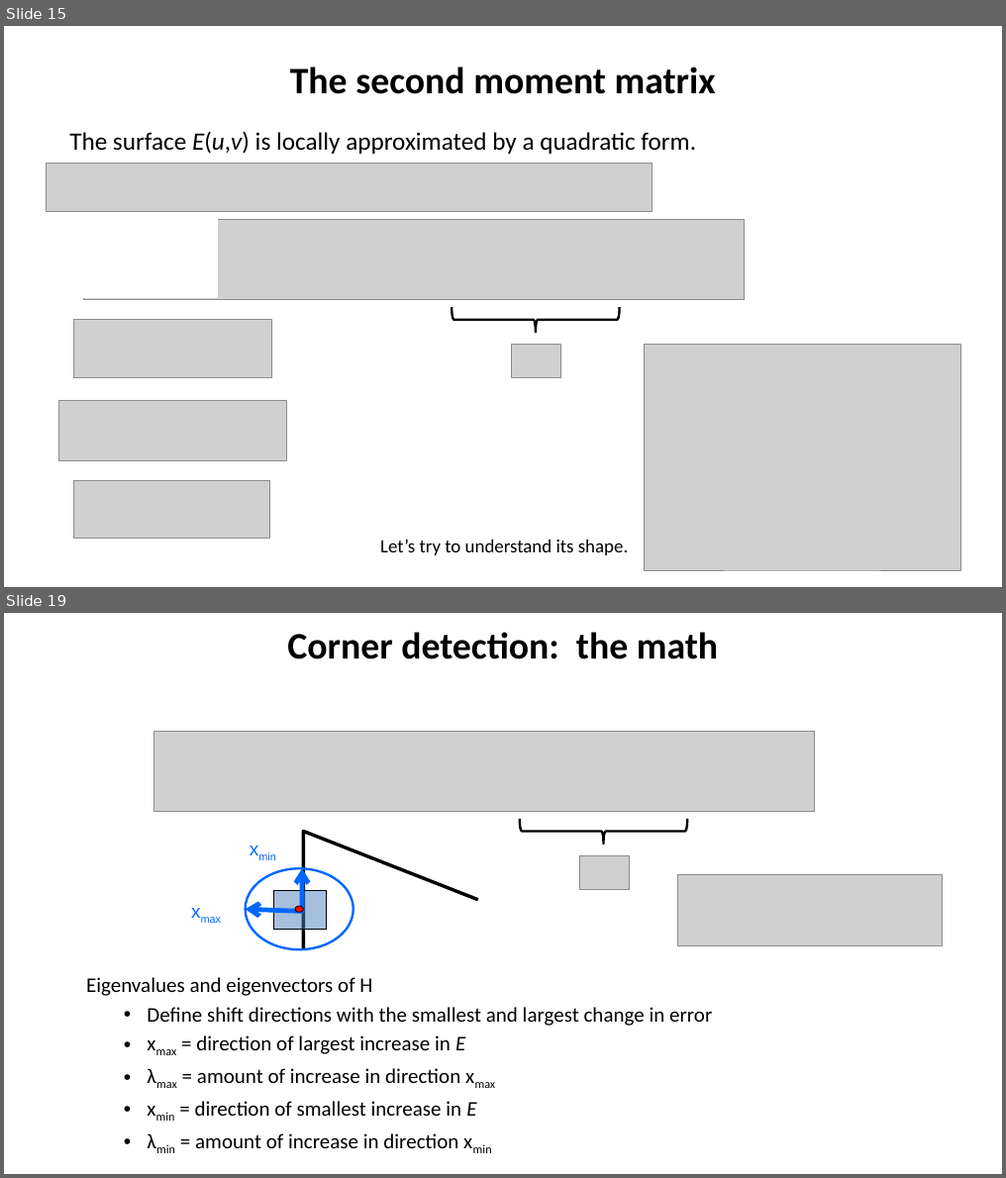
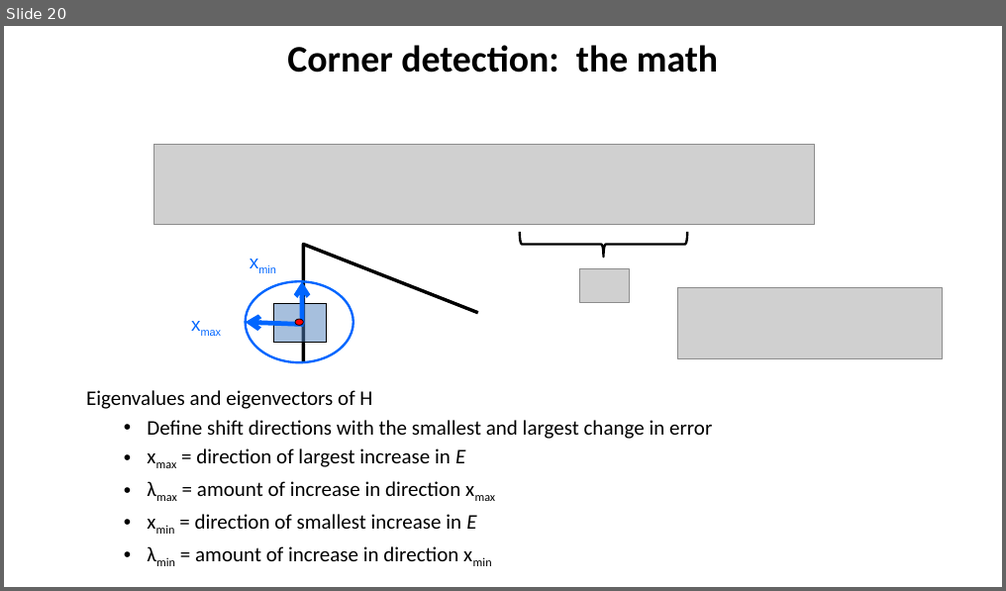
Before and after one commit to YoniChechik/AI_is_Math, a slide deck: c_08_features/features.pptx. Shown one above the other, each under a label of ours: slides 15 and 19 before the commit, slide 20 after it; the slides between them are not shown. The pictures are 1006x1178 and 1006x591 pixels, drawn with LibreOffice and Linux fonts; fonts in the diff are those of the drawing; grey boxes stand for pictures. Boxes give left, top, right and bottom in pixels: in the first picture for what was removed or moved away, otherwise in the second. Text is boxed around its words. In the diff, an @@ line names an element or a change of style, - is before the commit and + after.

```diff
--- a/c_08_features/features.pptx
+++ b/c_08_features/features.pptx
@@ slide 15 removed at (4, 26, 1002, 587), background #FFFFFF @@
@@ title removed at (290, 67, 716, 94) @@
-The second moment matrix
@@ text removed at (69, 131, 696, 154) @@
-The surface E(u,v) is locally approximated by a quadratic form.
@@ picture removed at (46, 163, 653, 211) @@
@@ rectangle removed at (54, 219, 217, 297) @@
@@ picture removed at (83, 219, 745, 299) @@
@@ picture removed at (73, 319, 271, 377) @@
@@ left brace removed at (452, 307, 620, 332) @@
@@ picture removed at (512, 345, 561, 377) @@
@@ picture removed at (645, 344, 960, 571) @@
@@ picture removed at (59, 400, 287, 461) @@
@@ picture removed at (73, 481, 269, 538) @@
@@ text removed at (380, 540, 628, 556) @@
-Let’s try to understand its shape.
@@ what was slide 19 is now slide 20 @@
```
Also in this commit, not shown: 4 slides changed, 2 slides added.
